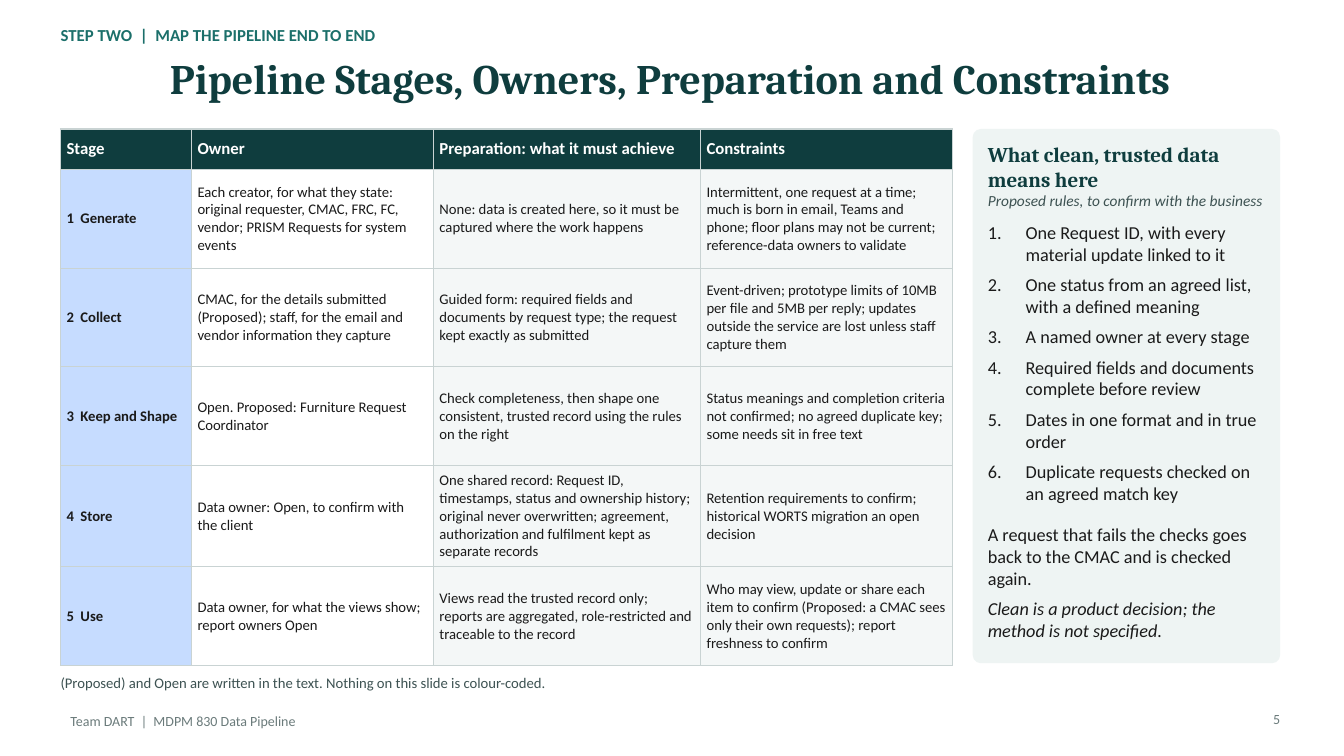
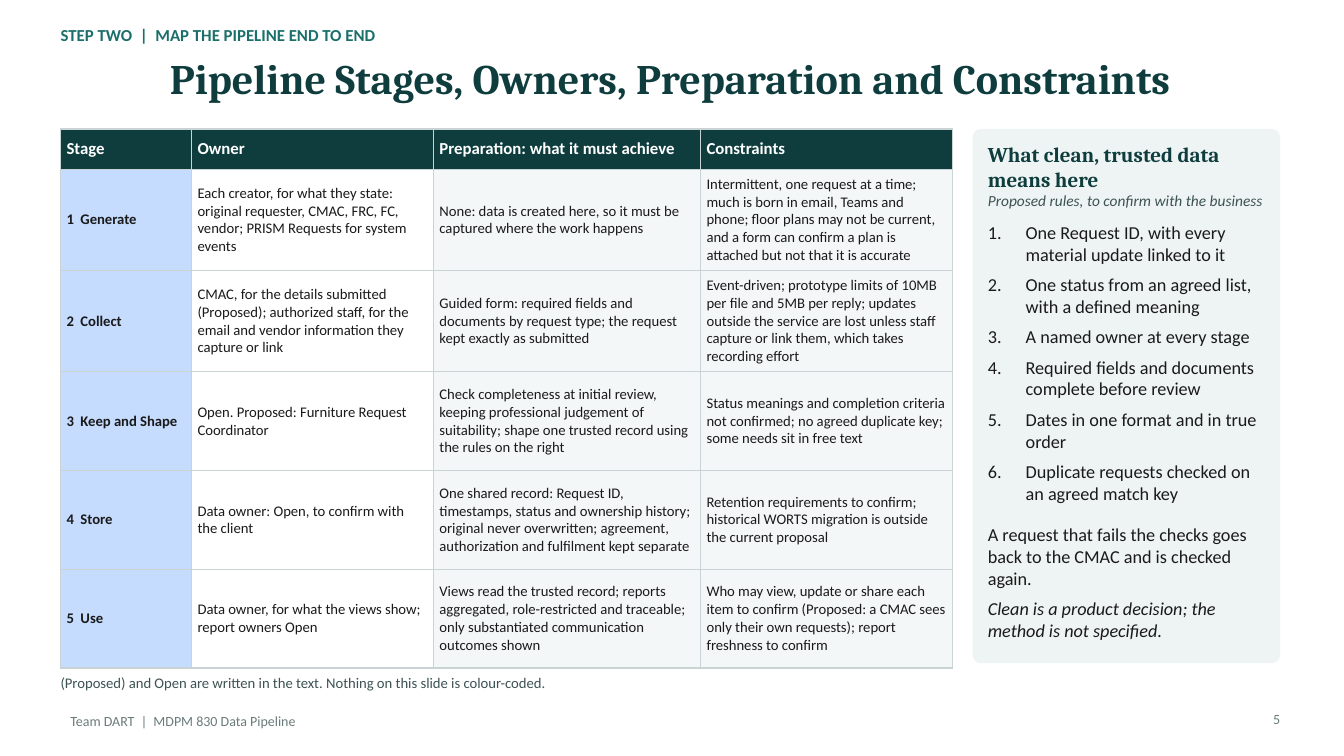
Before and after one commit to teminicrownpro-max/Adekunle-Adeniji, a slide deck: slide 2 of MDPM 830/Data Pipeline/Ade_Slides_4_and_5_Pipeline.pptx. Drawn at 1344x756 pixels with LibreOffice and Linux fonts; fonts in the diff are those of the drawing. Boxes give left, top, right and bottom in pixels: in the first picture for what was removed or moved away, otherwise in the second. Text is boxed around its words. In the diff, an @@ line names an element or a change of style, - is before the commit and + after.

```diff
--- a/MDPM 830/Data Pipeline/Ade_Slides_4_and_5_Pipeline.pptx
+++ b/MDPM 830/Data Pipeline/Ade_Slides_4_and_5_Pipeline.pptx
@@ table at (60, 129, 953, 654) @@
-row 2, column 4: Intermittent, one request at a time; much is born in email, Teams and phone; floor plans may not be current; reference-data owners to validate
+row 2, column 4: Intermittent, one request at a time; much is born in email, Teams and phone; floor plans may not be current, and a form can confirm a plan is attached but not that it is accurate
-row 3, column 2: CMAC, for the details submitted (Proposed); staff, for the email and vendor information they capture
+row 3, column 2: CMAC, for the details submitted (Proposed); authorized staff, for the email and vendor information they capture or link
-row 3, column 4: Event-driven; prototype limits of 10MB per file and 5MB per reply; updates outside the service are lost unless staff capture them
+row 3, column 4: Event-driven; prototype limits of 10MB per file and 5MB per reply; updates outside the service are lost unless staff capture or link them, which takes recording effort
-row 4, column 3: Check completeness, then shape one consistent, trusted record using the rules on the right
+row 4, column 3: Check completeness at initial review, keeping professional judgement of suitability; shape one trusted record using the rules on the right
-row 5, column 3: One shared record: Request ID, timestamps, status and ownership history; original never overwritten; agreement, authorization and fulfilment kept as separate records
+row 5, column 3: One shared record: Request ID, timestamps, status and ownership history; original never overwritten; agreement, authorization and fulfilment kept separate
-row 5, column 4: Retention requirements to confirm; historical WORTS migration an open decision
+row 5, column 4: Retention requirements to confirm; historical WORTS migration is outside the current proposal
-row 6, column 3: Views read the trusted record only; reports are aggregated, role-restricted and traceable to the record
+row 6, column 3: Views read the trusted record; reports aggregated, role-restricted and traceable; only substantiated communication outcomes shown
```
Also in this commit, not shown: 3 other files.
